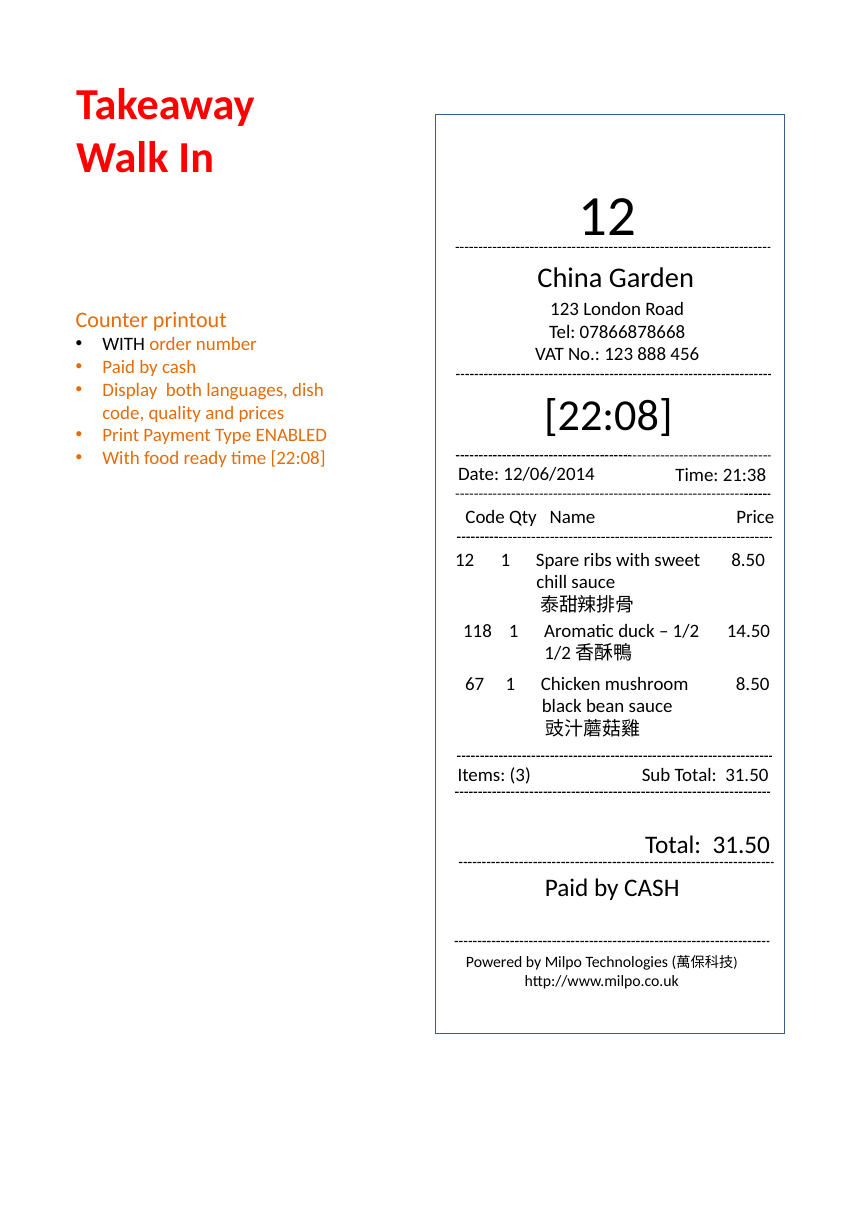
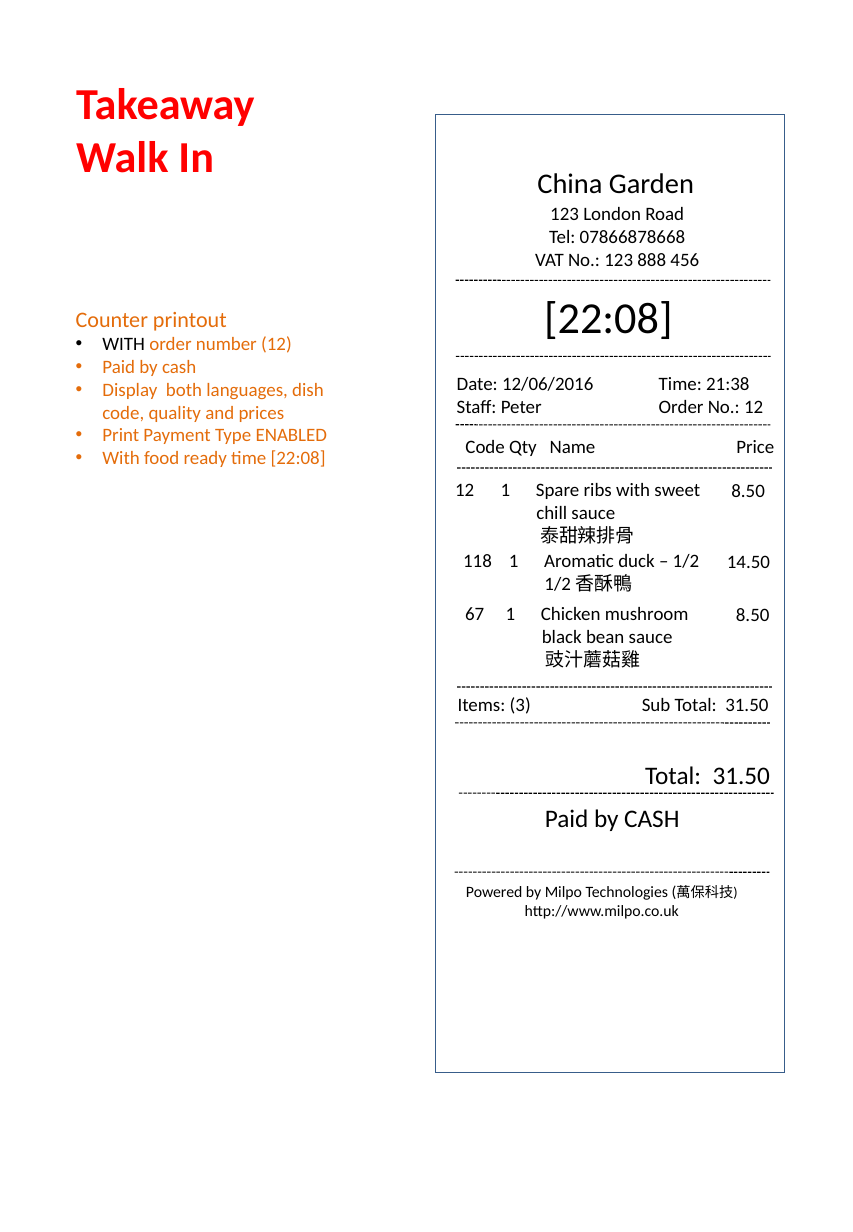
Before and after one commit to lokerchen/superpos-1.0, a slide deck: slide 2 of Doc/Order Bills Format - Counter & Kitchen/SuperPOS bill layout - COUNTER Printout 2015 July.ppt. Drawn at 853x1232 pixels with LibreOffice and Linux fonts; fonts in the diff are those of the drawing. Boxes give left, top, right and bottom in pixels: in the first picture for what was removed or moved away, otherwise in the second. Text is boxed around its words. In the diff, an @@ line names an element or a change of style, - is before the commit and + after.

```diff
--- a/Doc/Order Bills Format - Counter & Kitchen/SuperPOS bill layout - COUNTER Printout 2015 July.ppt
+++ b/Doc/Order Bills Format - Counter & Kitchen/SuperPOS bill layout - COUNTER Printout 2015 July.ppt
@@ rectangle resized from (x1=436, y1=115, x2=785, y2=1034) to (x1=436, y1=115, x2=785, y2=1074) @@
@@ text "China Garden" moved from (x1=537, y1=267, x2=694, y2=288) to (x1=537, y1=173, x2=694, y2=194) @@
@@ text "123 London Road" moved from (x1=535, y1=302, x2=699, y2=360) to (x1=535, y1=207, x2=699, y2=266) @@
@@ text removed at (x1=579, y1=198, x2=637, y2=248) @@
-12
@@ line moved from (456, 248) - (770, 248) to (456, 281) - (770, 281) @@
@@ text "[22:08]" moved from (x1=544, y1=398, x2=672, y2=436) to (x1=544, y1=301, x2=672, y2=339) @@
@@ text at (x1=102, y1=336, x2=292, y2=353): text changed @@
-• WITH order number
+• WITH order number (12)
@@ line moved from (456, 374) - (771, 374) to (456, 356) - (771, 356) @@
@@ text at (x1=457, y1=377, x2=593, y2=413): text changed @@
-Date: 12/06/2014
+Date: 12/06/2016
+Staff: Peter
@@ text "Time: 21:38" moved from (x1=675, y1=468, x2=766, y2=481) to (x1=659, y1=377, x2=763, y2=413) @@
@@ text at (x1=659, y1=400, x2=763, y2=413): paragraph added @@
+Order No.: 12
@@ 9 texts, 1 line moved together from (x1=456, y1=495, x2=774, y2=989) to (x1=456, y1=425, x2=774, y2=919) @@
@@ line moved from (456, 456) - (771, 456) to (457, 469) - (772, 469) @@
@@ text "8.50" moved from (x1=736, y1=677, x2=770, y2=690) to (x1=731, y1=484, x2=765, y2=497) @@
@@ text "8.50" moved from (x1=731, y1=553, x2=765, y2=566) to (x1=736, y1=608, x2=770, y2=621) @@
@@ line moved from (457, 538) - (772, 538) to (457, 687) - (772, 687) @@
@@ line moved from (457, 756) - (772, 756) to (455, 723) - (770, 723) @@
@@ line moved from (455, 793) - (770, 793) to (458, 794) - (773, 794) @@
@@ line moved from (458, 863) - (773, 863) to (455, 872) - (769, 872) @@
@@ line removed from (455, 942) to (769, 942) @@
```
Also in this commit, not shown: 7 other slides changed, 1 other file.
